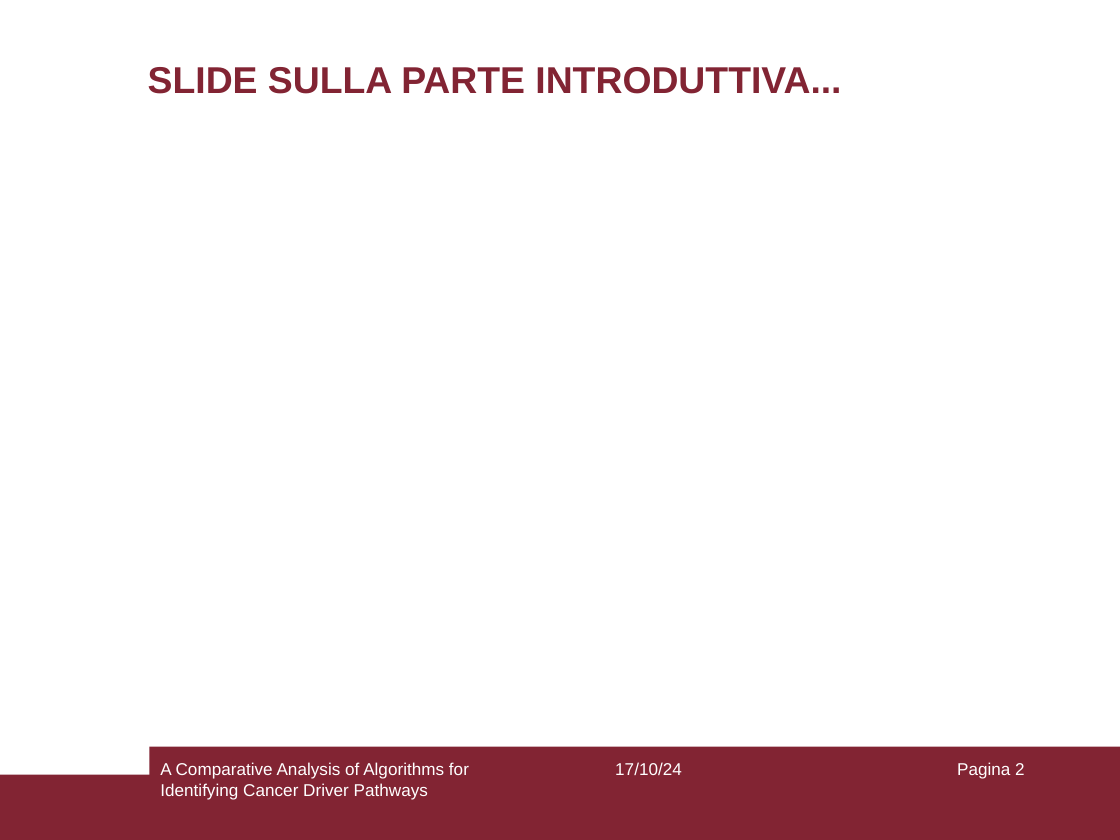
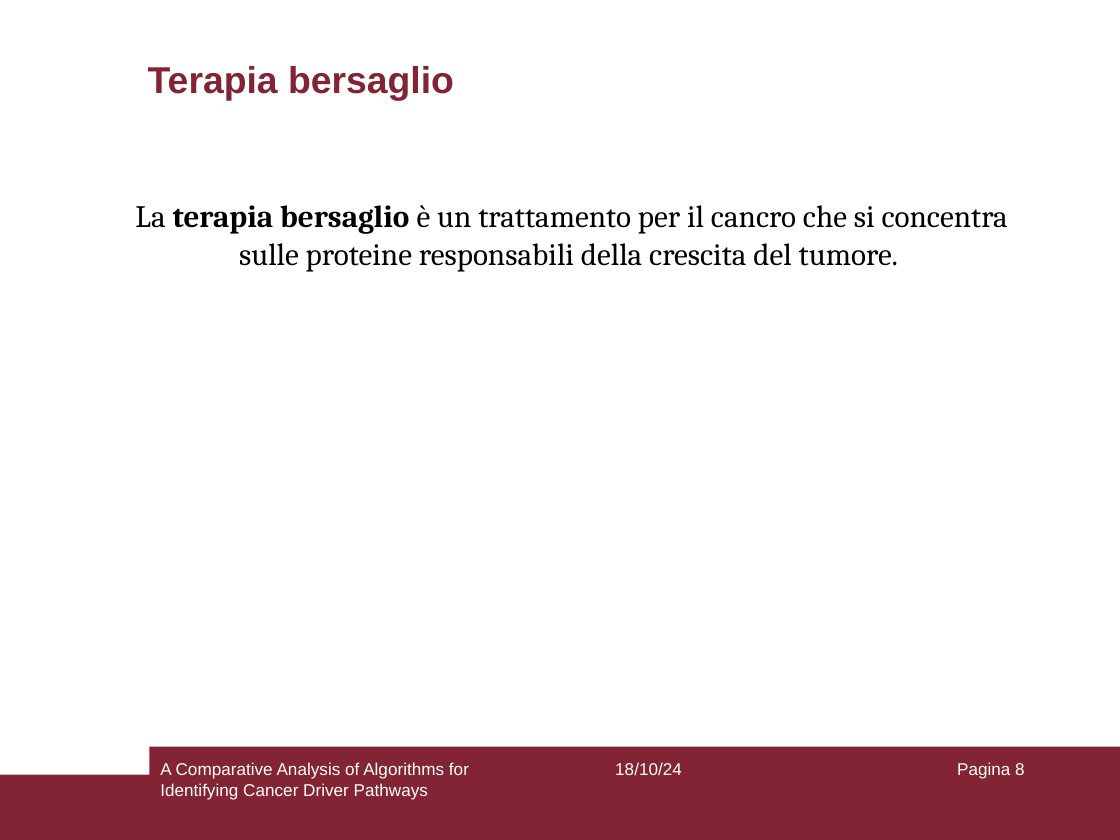
Before and after one commit to aflaag/bsc-thesis, a slide deck: slide 8 of presentation/slides.odp (slide 2 before the commit). Drawn at 1120x840 pixels with LibreOffice and Linux fonts; fonts in the diff are those of the drawing. Boxes give left, top, right and bottom in pixels: in the first picture for what was removed or moved away, otherwise in the second. Text is boxed around its words. In the diff, an @@ line names an element or a change of style, - is before the commit and + after.

```diff
--- a/presentation/slides.odp
+++ b/presentation/slides.odp
@@ title at [148, 66, 454, 100]: text changed @@
-SLIDE SULLA PARTE INTRODUTTIVA...
+Terapia bersaglio
@@ text added at [135, 205, 1008, 271], 20 pt, text #000000 @@
+La terapia bersaglio è un trattamento per il cancro che si concentra sulle proteine responsabili della crescita del tumore.
@@ text at [615, 762, 682, 775]: text changed @@
-17/10/24
+18/10/24
@@ page number at [957, 762, 1025, 779]: text changed @@
-Pagina 2
+Pagina 8
```
Also in this commit, not shown: 49 other slides changed, 15 slides added, 2 other files.
